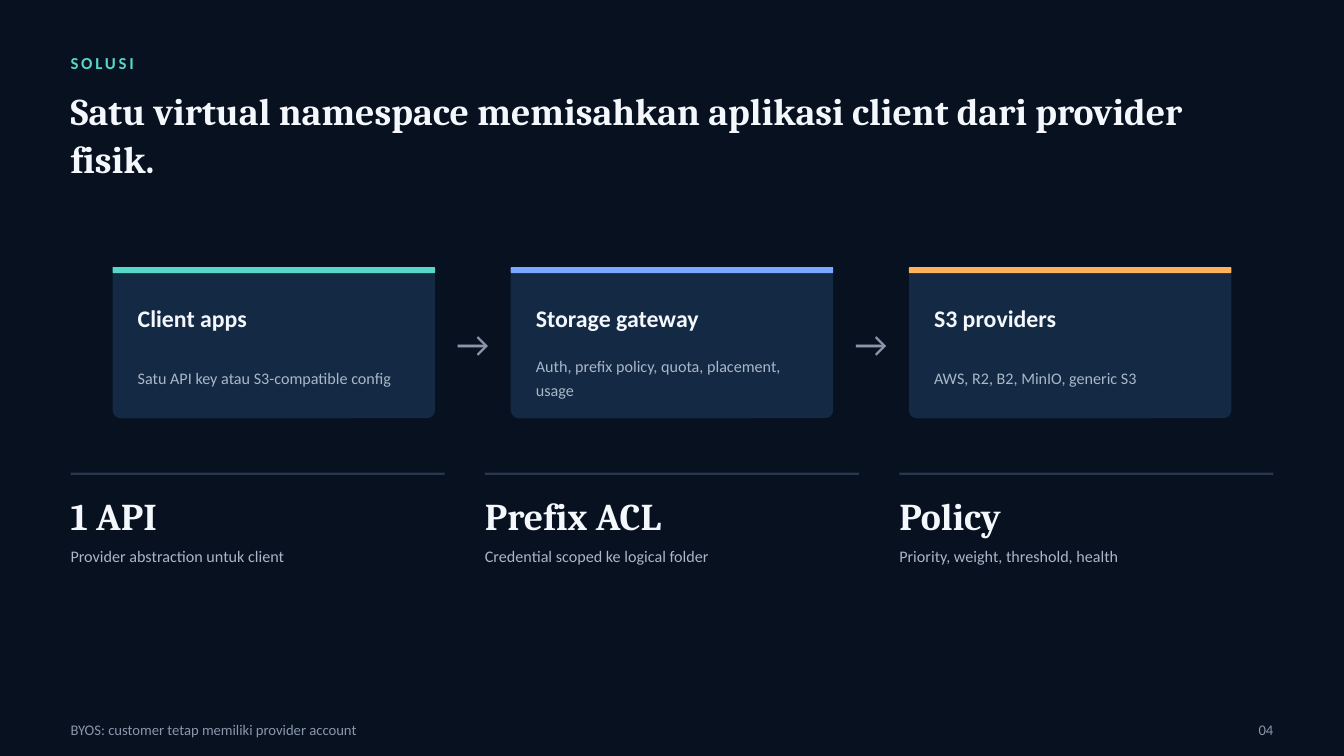
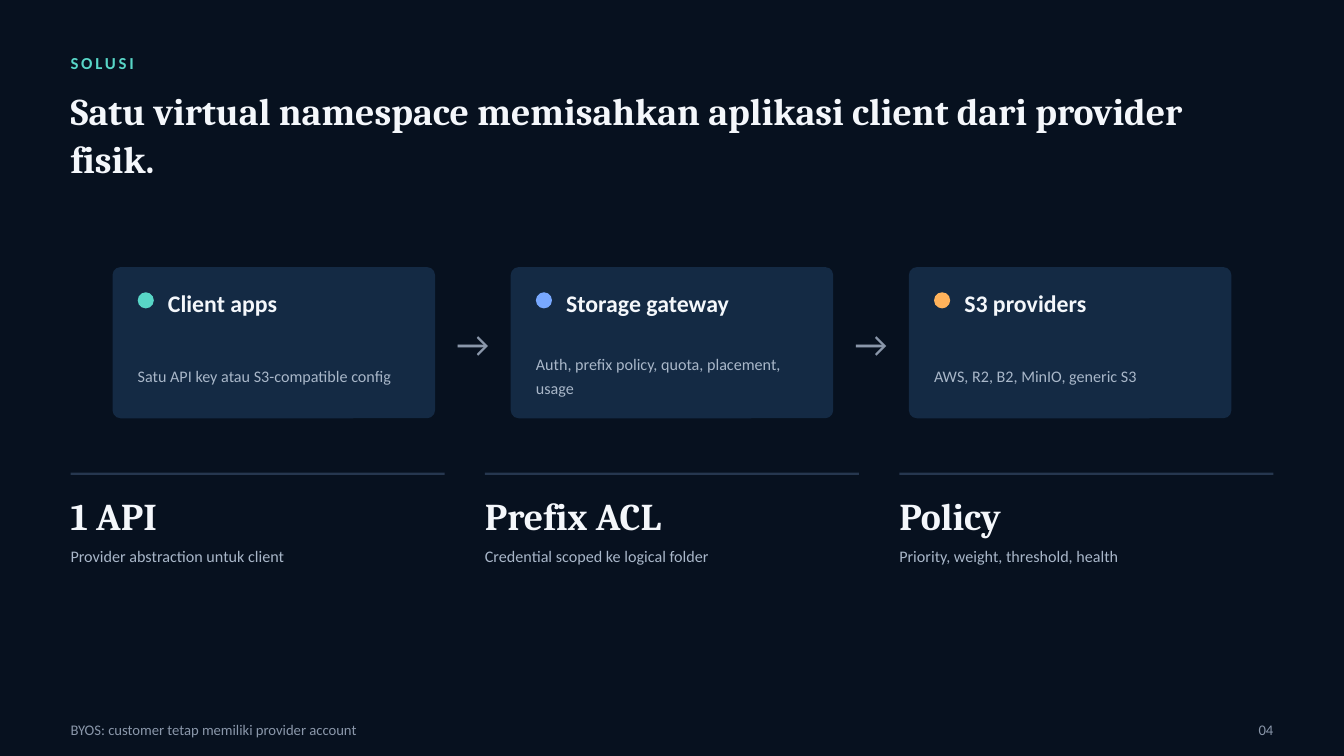
Before and after one commit to climsa/multi-object-storage-provider, a slide deck: slide 4 of project-docs/INVESTOR_DECK.pptx. Drawn at 1344x756 pixels with LibreOffice and Linux fonts; fonts in the diff are those of the drawing. Boxes give left, top, right and bottom in pixels: in the first picture for what was removed or moved away, otherwise in the second. Text is boxed around its words. In the diff, an @@ line names an element or a change of style, - is before the commit and + after.

```diff
--- a/project-docs/INVESTOR_DECK.pptx
+++ b/project-docs/INVESTOR_DECK.pptx
@@ rounded rectangle removed at bbox=[113, 267, 436, 273] @@
@@ rounded rectangle removed at bbox=[511, 267, 834, 273] @@
@@ rounded rectangle removed at bbox=[909, 267, 1232, 273] @@
@@ ellipse added at bbox=[138, 292, 154, 309], fill #58D6C7 @@
@@ text "Client apps": place and size @@
-text "Client apps" at bbox=[138, 310, 247, 331]
+text "Client apps" at bbox=[168, 295, 277, 316]
@@ ellipse added at bbox=[536, 292, 553, 309], fill #78A8FF @@
@@ text "Storage gateway": place and size @@
-text "Storage gateway" at bbox=[536, 311, 699, 331]
+text "Storage gateway" at bbox=[566, 296, 729, 316]
@@ ellipse added at bbox=[935, 292, 951, 309], fill #FFB25B @@
@@ text "S3 providers": place and size @@
-text "S3 providers" at bbox=[934, 310, 1056, 331]
+text "S3 providers" at bbox=[964, 295, 1086, 316]
```
Also in this commit, not shown: 6 other slides changed.
